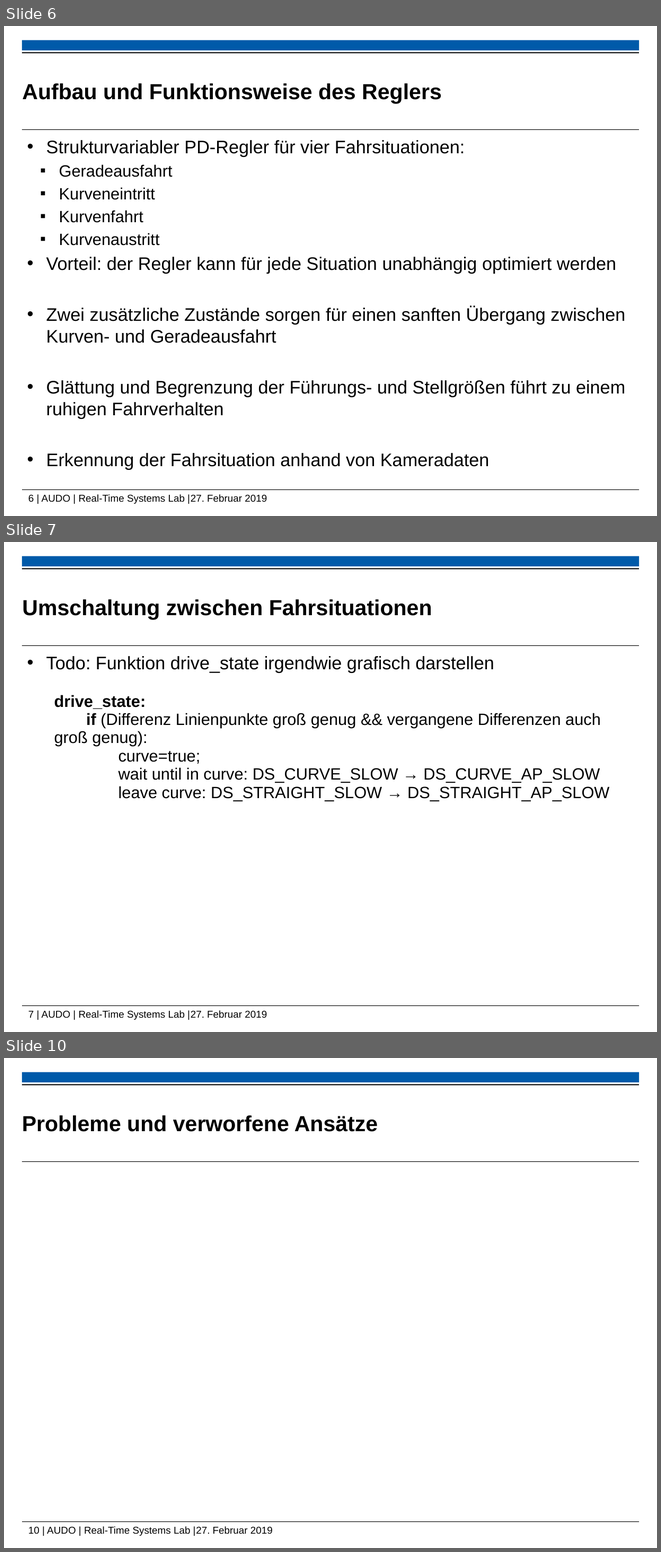
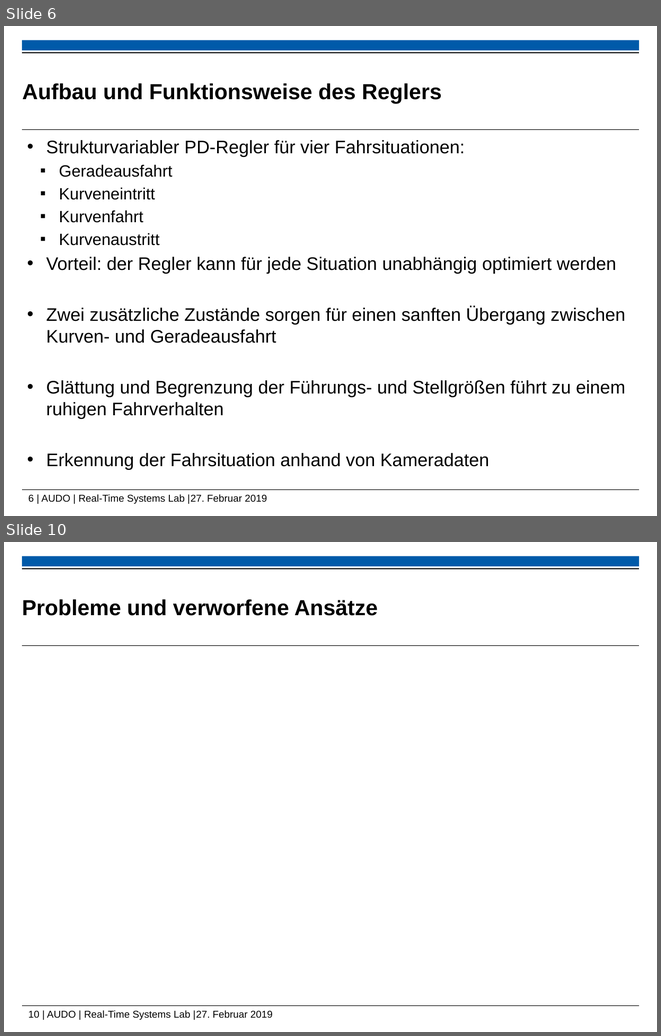
Before and after one commit to ramona3300/AUDO, a slide deck: Dokumente/Präsentationen/Abschlusspräsentation.pptx. Shown one above the other, each under a label of ours: slides 6, 7 and 10 before the commit, slides 6 and 10 after it; the slides between them are not shown. The pictures are 661x1552 and 661x1036 pixels, drawn with LibreOffice and Linux fonts; fonts in the diff are those of the drawing; background and template pictures are left out. Boxes give left, top, right and bottom in pixels: in the first picture for what was removed or moved away, otherwise in the second. Text is boxed around its words. In the diff, an @@ line names an element or a change of style, - is before the commit and + after.

```diff
--- a/Dokumente/Präsentationen/Abschlusspräsentation.pptx
+++ b/Dokumente/Präsentationen/Abschlusspräsentation.pptx
@@ slide 7 removed at [4, 542, 657, 1032], background #FFFFFF; not listed: 5 template elements that a slide beside it also shows @@
@@ title removed at [22, 599, 432, 620] @@
-Umschaltung zwischen Fahrsituationen
@@ text removed at [46, 656, 494, 672] @@
-• Todo: Funktion drive_state irgendwie grafisch darstellen
@@ text removed at [54, 695, 609, 801] @@
-drive_state:
-if (Differenz Linienpunkte groß genug && vergangene Differenzen auch groß genug):
-curve=true;
-wait until in curve: DS_CURVE_SLOW → DS_CURVE_AP_SLOW
-leave curve: DS_STRAIGHT_SLOW → DS_STRAIGHT_AP_SLOW
```
Also in this commit, not shown: 3 slides changed, 1 slide added.
